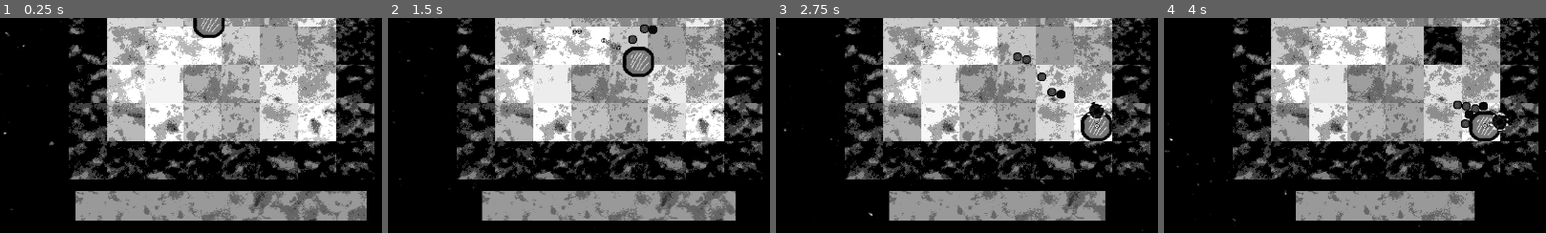
Above: before the commit, frames 1-4 (left to right).
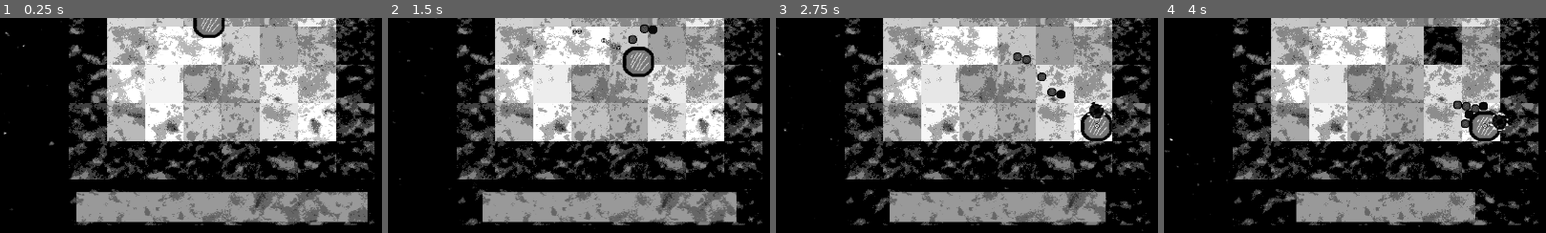
Above: after the commit, the same moments.

Repository: Indivicivet/ludumdare54
Game: Godot game, scene res://ludumdare54.tscn
Two runs of this game, one before a commit and one after it. Both use one fixed random seed, a clock stepped at 60 frames per second and the inputs below.
Inputs (mouse positions are % of the whole screen's width and height, from its top left):
- Up to frame 1 (0.25 s): no input
- Up to frame 2 (1.5 s): move the mouse to (72, 45) at 0.52 s; press the mouse at (72, 45) at 0.53 s; hold Right (right) 0.53-1.28 s; move the mouse to (30, 55) at 1.27 s; release the mouse at (30, 55) at 1.28 s; hold Down (down) from 1.28 s (still down); click (30, 55) at 1.35 s
- Up to frame 3 (2.75 s): move the mouse to (60, 28) at 2.02 s; release Down (down) at 2.03 s; press the mouse at (60, 28) at 2.03 s; hold Right (right) from 2.03 s (still down)
- Up to frame 4 (4 s): move the mouse to (45, 70) at 2.77 s; release Right (right) at 2.78 s; release the mouse at (45, 70) at 2.78 s; hold Up (up) 2.78-3.53 s; click (45, 70) at 2.85 s; move the mouse to (80, 65) at 3.52 s; press the mouse at (80, 65) at 3.53 s; hold Left (left) from 3.53 s (still down)
The pictures show only the part of the screen within x 19-69%, y 50-100%; the shares and areas given below are measured in that part.

The runs differ from the first frame. In frame 1, 3.0% of the frame differs, in the area x 18-98%, y 79-97%; in frame 2, 2.8%; in frame 3, 2.7%; in frame 4, 2.9%.

Commit message:
add bg for score

Diff:
--- a/ludumdare54.tscn
+++ b/ludumdare54.tscn
@@ -14,6 +14,7 @@
 [ext_resource type="Script" path="res://scripts/enemy_spawner.gd" id="11_gi10b"]
 [ext_resource type="Texture2D" uid="uid://dm7cxf1pr2r2f" path="res://graphics/tex3_0001__P2000288.png" id="12_088op"]
 [ext_resource type="Script" path="res://health_indicator.gd" id="12_jh7kp"]
+[ext_resource type="Texture2D" uid="uid://bf1ro4eol7gxo" path="res://graphics/tex1_0001__P2000281.png" id="14_i6hpi"]
 
 [sub_resource type="CircleShape2D" id="CircleShape2D_gwbx5"]
 radius = 26.0192
@@ -287,13 +288,17 @@
 autostart = true
 
 [node name="health_indicator" type="Node2D" parent="."]
-position = Vector2(607, 675)
+position = Vector2(610, 675)
 script = ExtResource("12_jh7kp")
 
+[node name="Sprite2Dbg" type="Sprite2D" parent="health_indicator"]
+texture = ExtResource("14_i6hpi")
+region_enabled = true
+region_rect = Rect2(0, 0, 510, 60)
+
 [node name="Sprite2D" type="Sprite2D" parent="health_indicator"]
-position = Vector2(2, -2)
 texture = ExtResource("12_088op")
 region_enabled = true
-region_rect = Rect2(0, 0, 400, 50)
+region_rect = Rect2(0, 0, 500, 50)
 
 [connection signal="timeout" from="enemy_spawner/Timer" to="enemy_spawner" method="_on_timer_timeout"]
Not shown: 1 places in ludumdare54.tscn that only renumber resources
